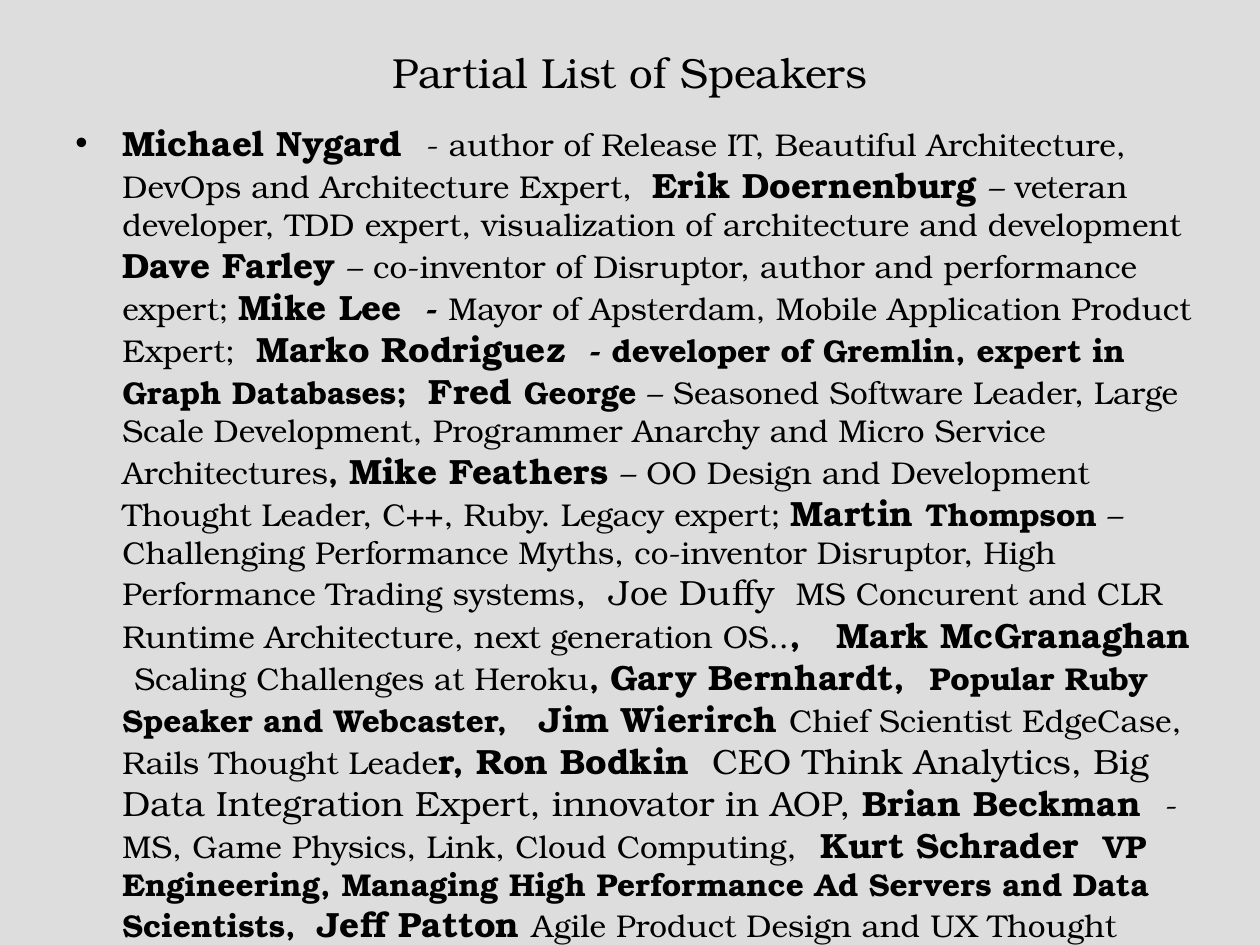
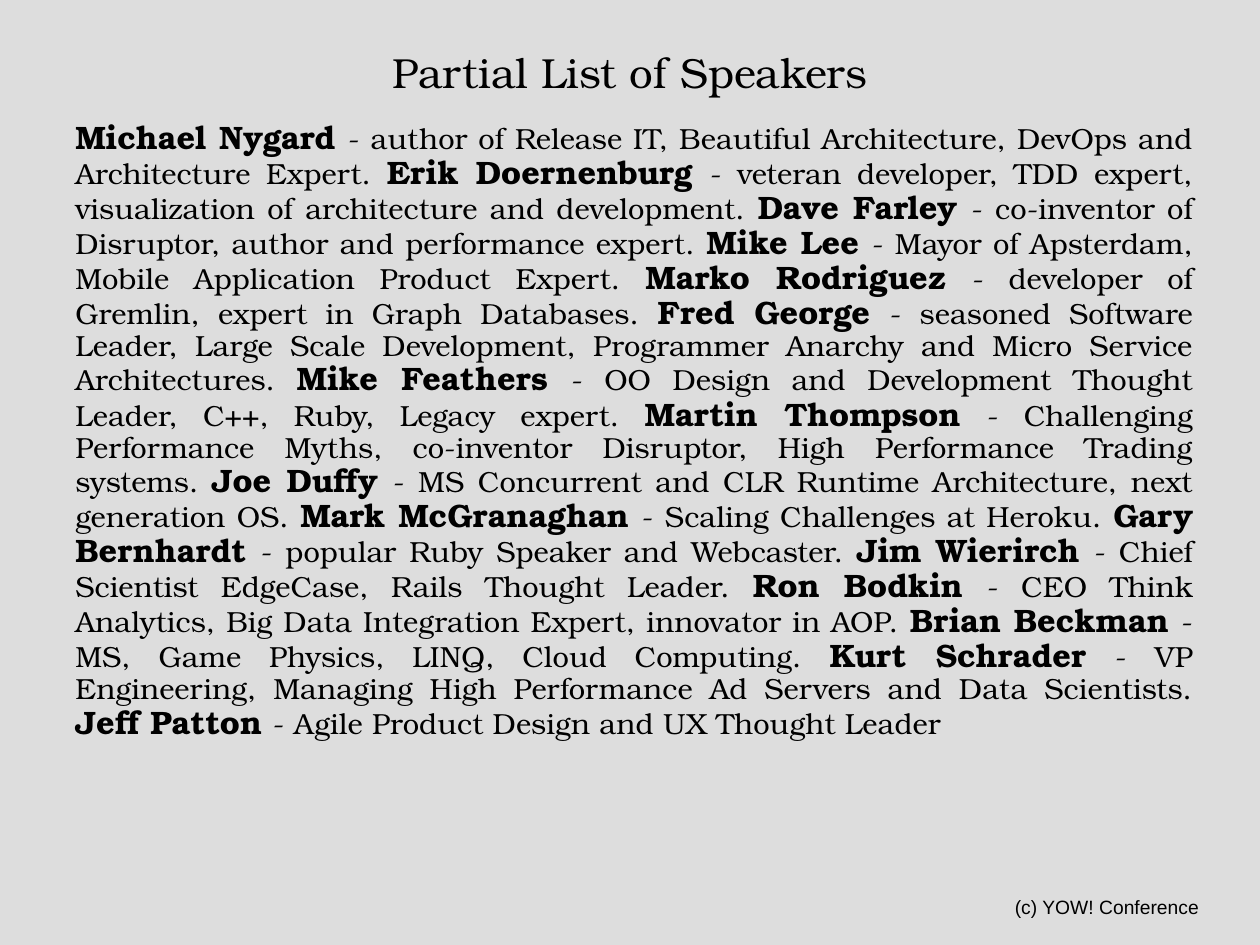
Before and after one commit to tonymorris/purefp-live, a slide deck: slide 4 of notes/YOW! 2012 Speakers.ppt. Drawn at 1260x945 pixels with LibreOffice and Linux fonts; fonts in the diff are those of the drawing. Boxes give left, top, right and bottom in pixels: in the first picture for what was removed or moved away, otherwise in the second. Text is boxed around its words. In the diff, an @@ line names an element or a change of style, - is before the commit and + after.

```diff
--- a/notes/YOW! 2012 Speakers.ppt
+++ b/notes/YOW! 2012 Speakers.ppt
@@ text at (75,124,1193,741): text changed; size 18 to 16.6 pt @@
-• Michael Nygard - author of Release IT, Beautiful Architecture, DevOps and Architecture Expert, Erik Doernenburg – veteran developer, TDD expert, visualization of architecture and development Dave Farley – co-inventor of Disruptor, author and performance expert; Mike Lee - Mayor of Apsterdam, Mobile Application Product Expert; Marko Rodriguez - developer of Gremlin, expert in Graph Databases; Fred George – Seasoned Software Leader, Large Scale Development, Programmer Anarchy and Micro Service Architectures, Mike Feathers – OO Design and Development Thought Leader, C++, Ruby. Legacy expert; Martin Thompson – Challenging Performance Myths, co-inventor Disruptor, High Performance Trading systems, Joe Duffy MS Concurent and CLR Runtime Architecture, next generation OS.., Mark McGranaghan Scaling Challenges at Heroku, Gary Bernhardt, Popular Ruby Speaker and Webcaster, Jim Wierirch Chief Scientist EdgeCase, Rails Thought Leader, Ron Bodkin CEO Think Analytics, Big Data Integration Expert, innovator in AOP, Brian Beckman - MS, Game Physics, Link, Cloud Computing, Kurt Schrader VP Engineering, Managing High Performance Ad Servers and Data Scientists, Jeff Patton Agile Product Design and UX Thought Leader
+Michael Nygard - author of Release IT, Beautiful Architecture, DevOps and Architecture Expert. Erik Doernenburg - veteran developer, TDD expert, visualization of architecture and development. Dave Farley - co-inventor of Disruptor, author and performance expert. Mike Lee - Mayor of Apsterdam, Mobile Application Product Expert. Marko Rodriguez - developer of Gremlin, expert in Graph Databases. Fred George - seasoned Software Leader, Large Scale Development, Programmer Anarchy and Micro Service Architectures. Mike Feathers - OO Design and Development Thought Leader, C++, Ruby, Legacy expert. Martin Thompson - Challenging Performance Myths, co-inventor Disruptor, High Performance Trading systems. Joe Duffy - MS Concurrent and CLR Runtime Architecture, next generation OS. Mark McGranaghan - Scaling Challenges at Heroku. Gary Bernhardt - popular Ruby Speaker and Webcaster. Jim Wierirch - Chief Scientist EdgeCase, Rails Thought Leader. Ron Bodkin - CEO Think Analytics, Big Data Integration Expert, innovator in AOP. Brian Beckman - MS, Game Physics, LINQ, Cloud Computing. Kurt Schrader - VP Engineering, Managing High Performance Ad Servers and Data Scientists. Jeff Patton - Agile Product Design and UX Thought Leader
@@ text added at (1015,900,1199,918), 11 pt, text #000000 @@
+(c) YOW! Conference
```
Also in this commit, not shown: 3 other slides changed.
